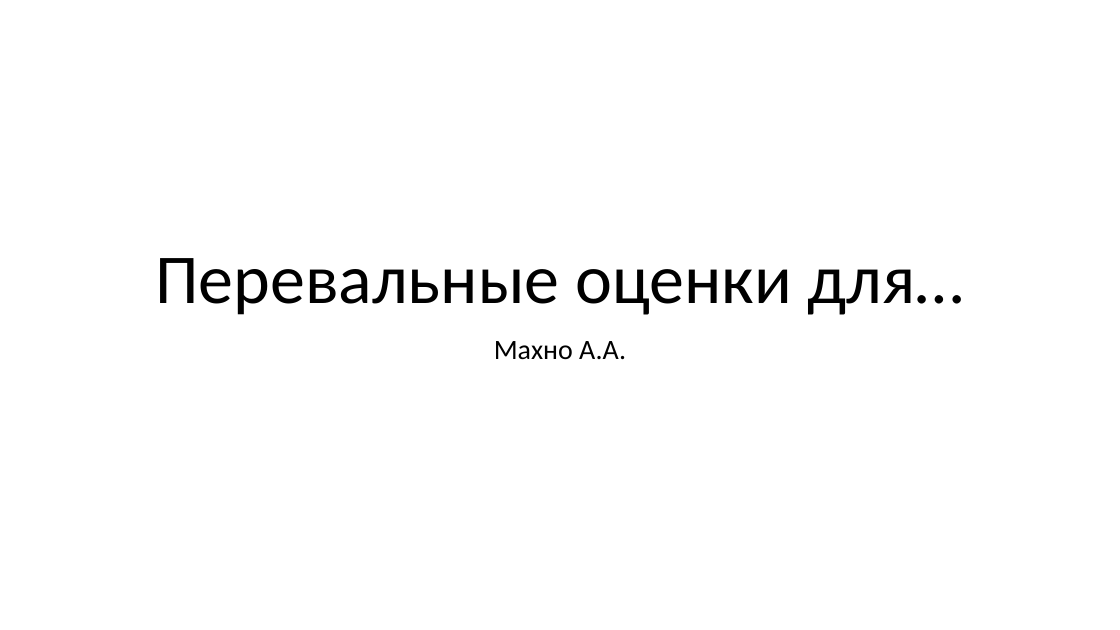
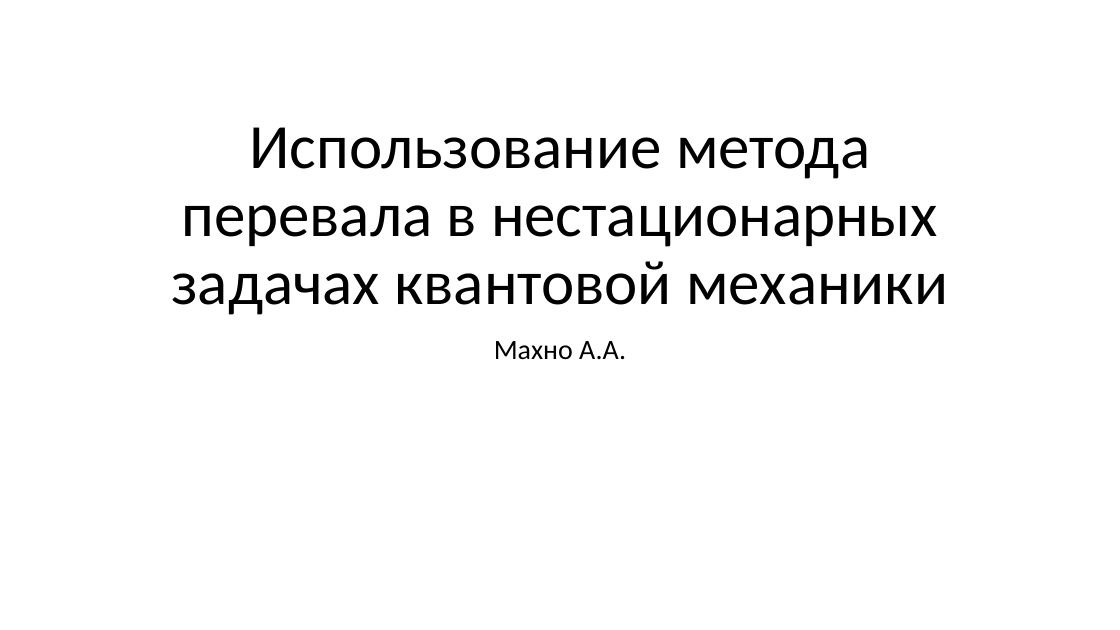
Before and after one commit to amakhno/Integration, a slide deck: slide 1 of defence.pptx. Drawn at 1120x630 pixels with LibreOffice and Linux fonts; fonts in the diff are those of the drawing. Boxes give left, top, right and bottom in pixels: in the first picture for what was removed or moved away, otherwise in the second. Text is boxed around its words. In the diff, an @@ line names an element or a change of style, - is before the commit and + after.

```diff
--- a/defence.pptx
+++ b/defence.pptx
@@ title at (171, 127, 948, 315): text changed; size 60 to 54 pt @@
-Перевальные оценки для…
+Использование метода перевала в нестационарных задачах квантовой механики
```
Also in this commit, not shown: 5 other slides changed, 10 slides added, 6 slides removed, 6 other files.
